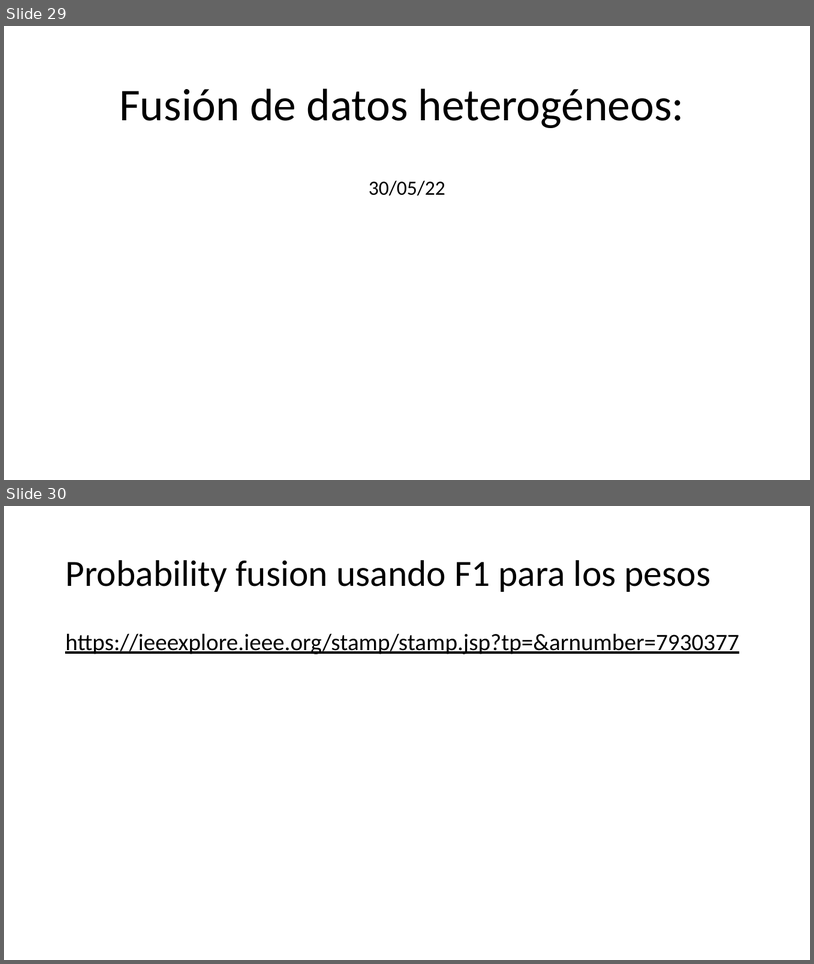
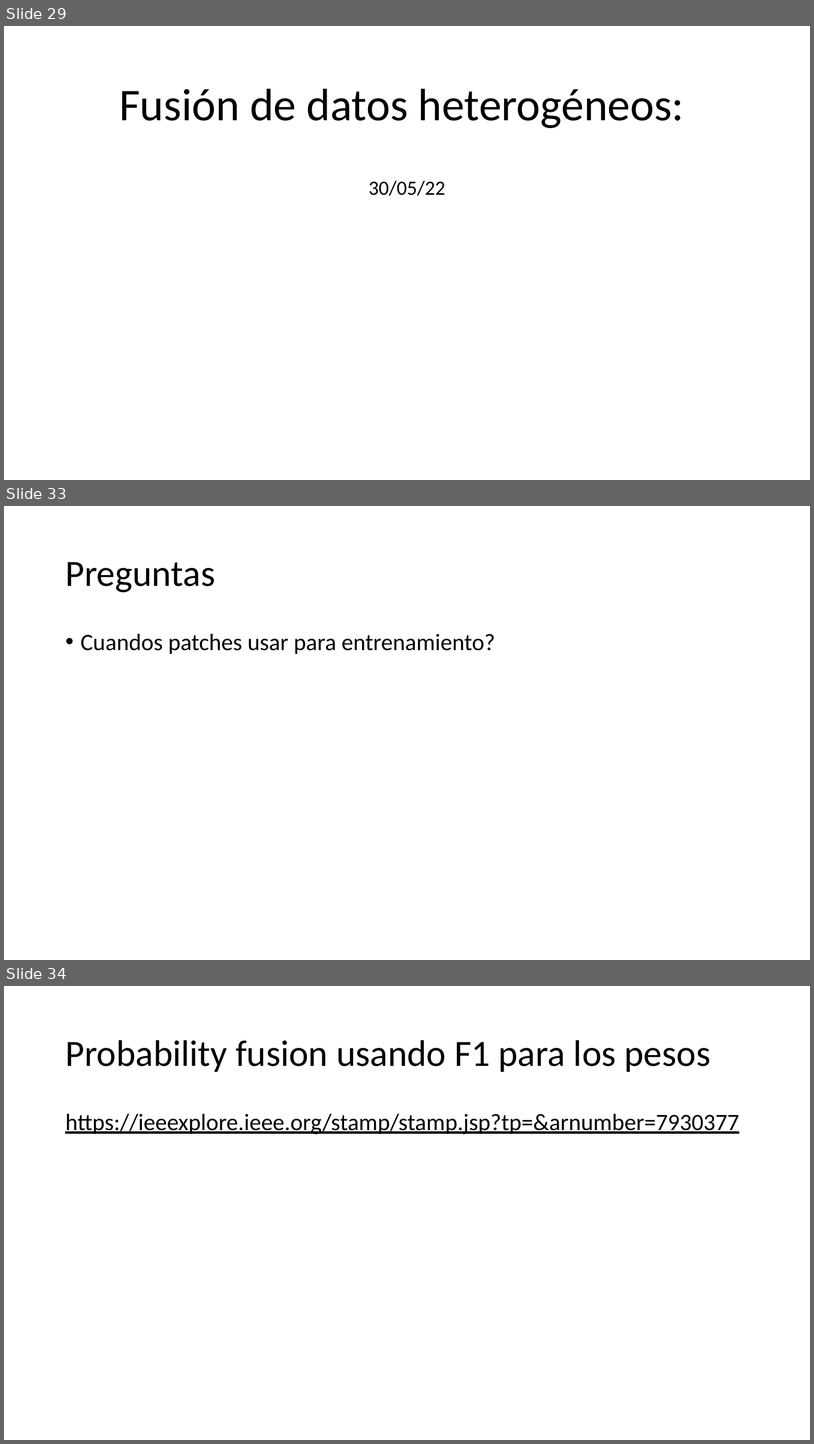
Before and after one commit to alejandroborj/heterogeneous-data, a slide deck: pregunta.pptx. Shown one above the other, each under a label of ours: slides 29 and 30 before the commit, slides 29, 33 and 34 after it; the slides between them are not shown. The pictures are 814x964 and 814x1444 pixels, drawn with LibreOffice and Linux fonts; fonts in the diff are those of the drawing. Boxes give left, top, right and bottom in pixels: in the first picture for what was removed or moved away, otherwise in the second. Text is boxed around its words. In the diff, an @@ line names an element or a change of style, - is before the commit and + after.

```diff
--- a/pregunta.pptx
+++ b/pregunta.pptx
@@ slide 33 added at bbox=[4, 506, 810, 960], background #FFFFFF @@
@@ title added at bbox=[65, 562, 215, 592], 44 pt, text #000000 @@
+Preguntas
@@ text added at bbox=[81, 633, 495, 654], 28 pt, text #000000 @@
+• Cuandos patches usar para entrenamiento?
@@ what was slide 30 is now slide 34 @@
```
Also in this commit, not shown: 1 slide changed, 2 other slides added, 2 slides removed, 48 other files.
